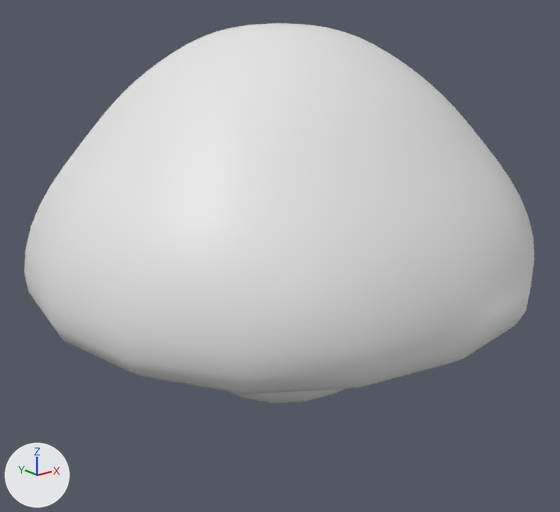
What one commit did to the FBX model Assets/Art/main/fbx/plant/mushroom_001.fbx.
Before and after are seen from a camera (50 mm lens) standing at (-0.418, -0.519, 0.333) and looking at (0.001, 0.005, 0.123). Lighting does not change. The marker at lower left points along +X, +Y and +Z. The older version comes first. Where no turn or scale is listed for an object, it has been applied to the vertices.

In view in the first picture: '立方体.008'.
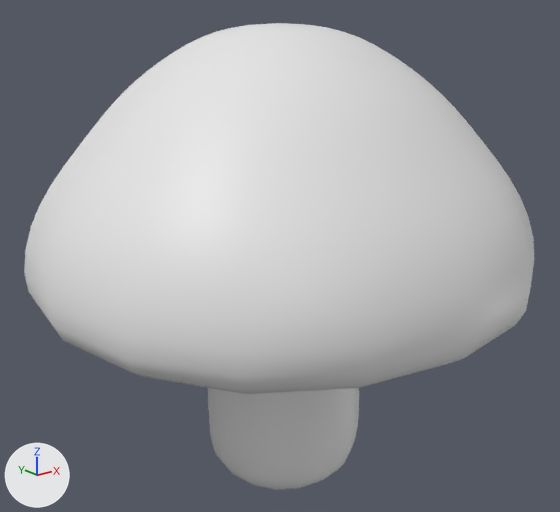
The newer file is also turned or shifted as a whole; pictures and numbers use the older file's frame.

Where the change shows, as pixel boxes (x1, y1, x2, y2) in the pictures (560 x 512 px):
```json
{"object": "立方体.008", "change": "reshaped", "before": [24, 23, 535, 403], "after": [24, 23, 535, 490], "on screen": "23% taller"}
{"part": 1, "of": "me_立方体_003", "change": "rebuilt", "before": [228, 389, 343, 403], "after": [208, 388, 359, 490]}
```

Edits to the scene script, one JSON object a line:
```json
{"block": "me_立方体_003", "where": "# used by ob_立方体_008; location = (0.0, 0.0, 0.0)"}
{"op": "remove", "block": "me_立方体_003", "code": "me_立方体_003.from_pydata(...)  # 772 vertices, 768 faces; spans x -0.217..0.216, y -0.213..0.221, z 0.003..0.325"}
{"op": "add", "block": "me_立方体_003", "code": "me_立方体_003.from_pydata(...)  # 772 vertices, 768 faces; spans x -0.217..0.216, y -0.213..0.221, z -0.09..0.325"}
{"block": "me_立方体_003", "change": "me_立方体_003 part 1: the loose piece of 290 vertices spanning x -0.095..0.095, y -0.095..0.095, z 0.003..0.233 is rebuilt with 290 vertices and now spans x -0.07..0.07, y -0.07..0.07, z -0.09..0.232"}
```
